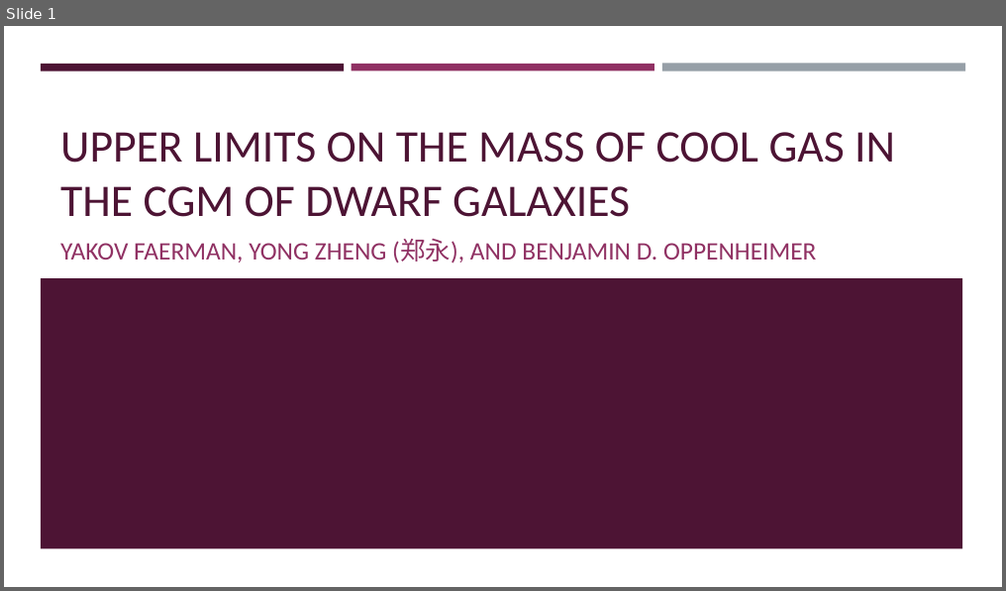
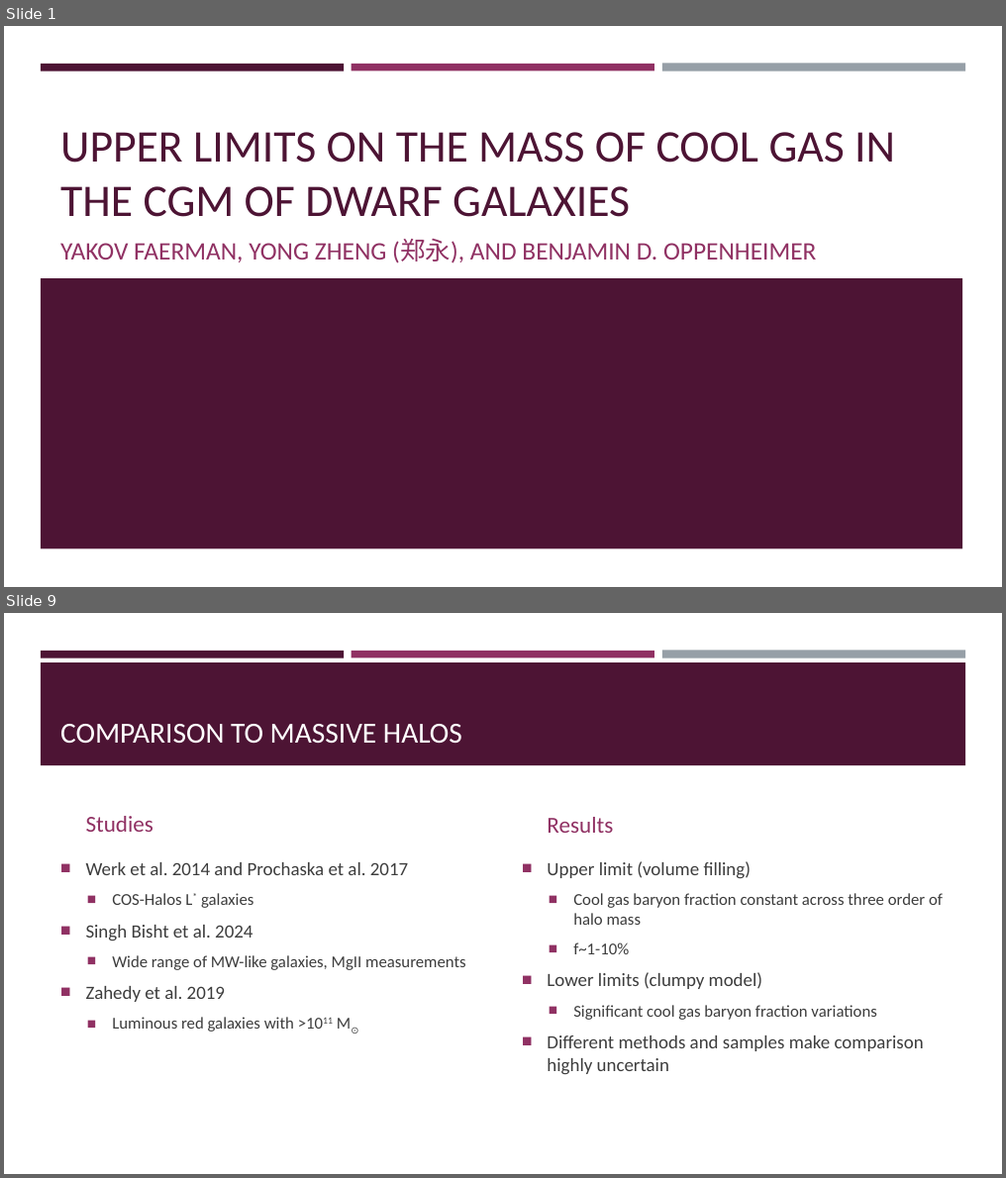
Before and after one commit to brockparker/Research, a slide deck: CGM/CGM_Group_20250204.pptx. Shown one above the other, each under a label of ours: slide 1 before the commit, slides 1 and 9 after it; the slides between them are not shown. The pictures are 1006x591 and 1006x1178 pixels, drawn with LibreOffice and Linux fonts; fonts in the diff are those of the drawing. Boxes give left, top, right and bottom in pixels: in the first picture for what was removed or moved away, otherwise in the second. Text is boxed around its words. In the diff, an @@ line names an element or a change of style, - is before the commit and + after.

```diff
--- a/CGM/CGM_Group_20250204.pptx
+++ b/CGM/CGM_Group_20250204.pptx
@@ slide 9 added at <box>4,613,1002,1174</box>, background #FFFFFF; not listed: 3 template elements that a slide beside it also shows @@
@@ rectangle added at <box>41,663,965,766</box>, fill #4D1434 @@
@@ title added at <box>60,724,462,744</box>, 23.1 pt, text #FFFFFF @@
+COMPARISON TO MASSIVE HALOS
@@ text added at <box>86,816,153,832</box>, 18.2 pt, text #903163 @@
+Studies
@@ text added at <box>547,817,613,833</box>, 18.2 pt, text #903163 @@
+Results
@@ text added at <box>86,862,466,1032</box>, 13.2 pt, text #3D3D3D @@
+■ Werk et al. 2014 and Prochaska et al. 2017
+  ■ COS-Halos L* galaxies
+■ Singh Bisht et al. 2024
+  ■ Wide range of MW-like galaxies, MgII measurements
+■ Zahedy et al. 2019
+  ■ Luminous red galaxies with >1011 M⊙
@@ text added at <box>547,861,943,1074</box>, 14.9 pt, text #3D3D3D @@
+■ Upper limit (volume filling)
+  ■ Cool gas baryon fraction constant across three order of halo mass
+  ■ f~1-10%
+■ Lower limits (clumpy model)
+  ■ Significant cool gas baryon fraction variations
+■ Different methods and samples make comparison highly uncertain
```
Also in this commit, not shown: 14 other slides added, 9 slides removed, 1 other file.
